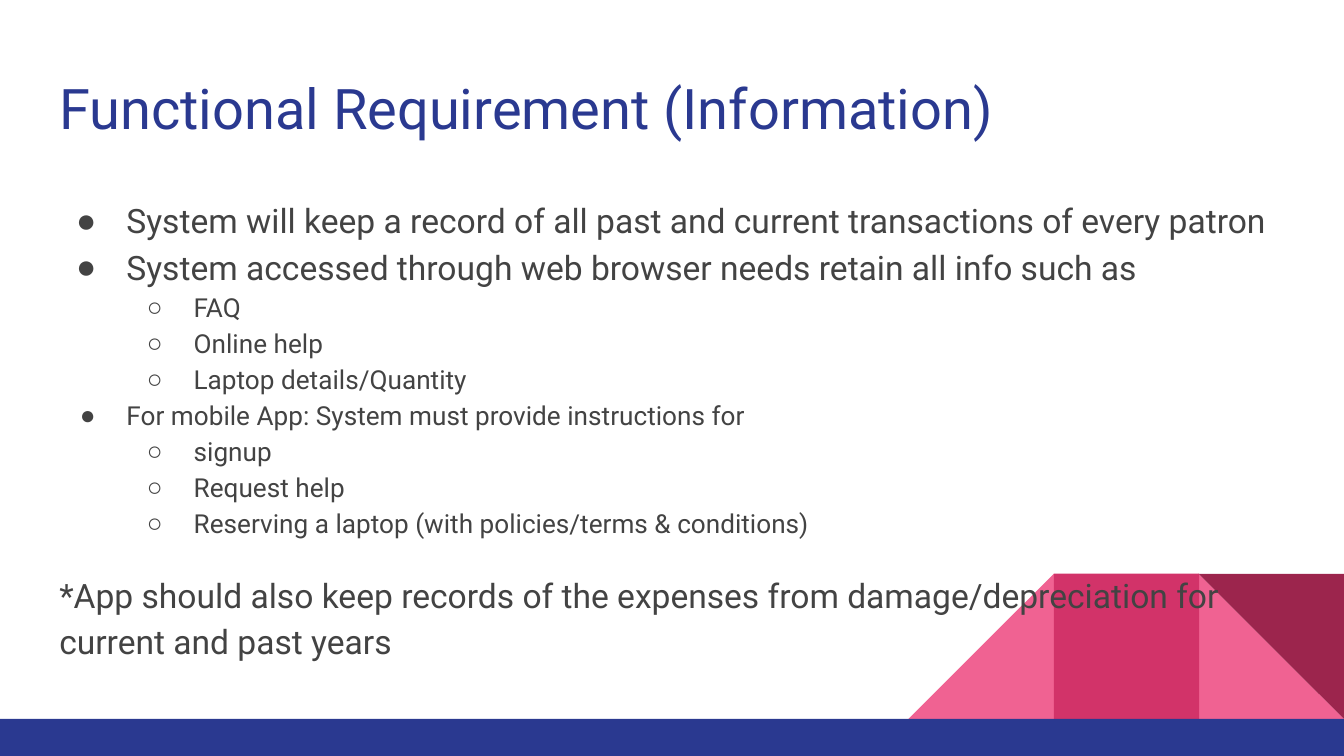
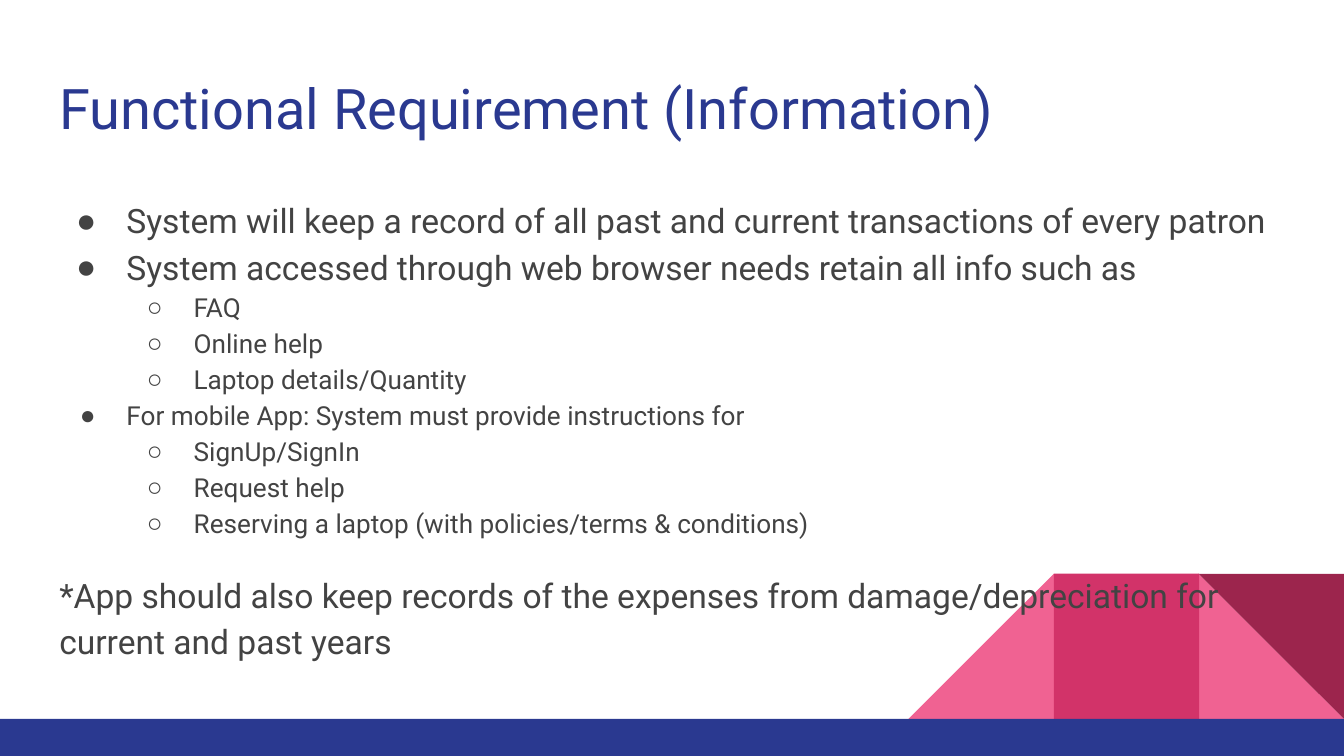
Before and after one commit to N-Roomi/A.O.K.-Laptop-Loan-System-Overhaul, a slide deck: slide 5 of Deliverable 2/A.O.K Laptop System Overhaul Deliverable 2.pptx. Drawn at 1344x756 pixels with LibreOffice and Linux fonts; fonts in the diff are those of the drawing. Boxes give left, top, right and bottom in pixels: in the first picture for what was removed or moved away, otherwise in the second. Text is boxed around its words. In the diff, an @@ line names an element or a change of style, - is before the commit and + after.

```diff
--- a/Deliverable 2/A.O.K Laptop System Overhaul Deliverable 2.pptx
+++ b/Deliverable 2/A.O.K Laptop System Overhaul Deliverable 2.pptx
@@ text at (x1=194, y1=442, x2=360, y2=467): text changed @@
-  ○ signup
+  ○ SignUp/SignIn
```
Also in this commit, not shown: 8 other slides changed, 2 slides added, 1 slide removed, 1 other file.
